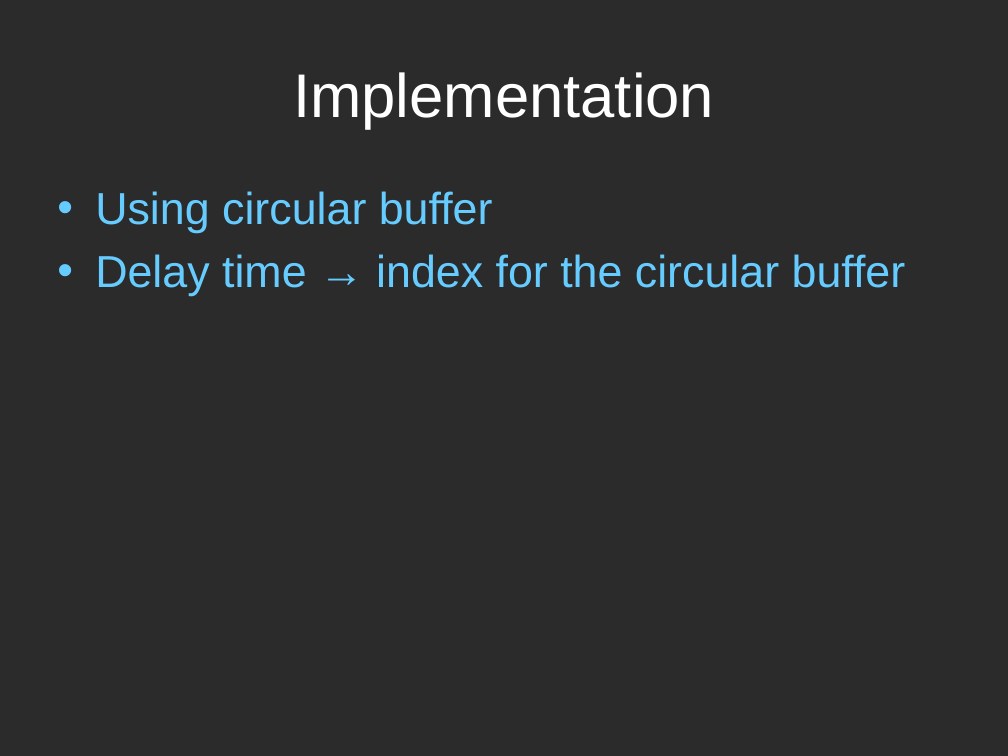
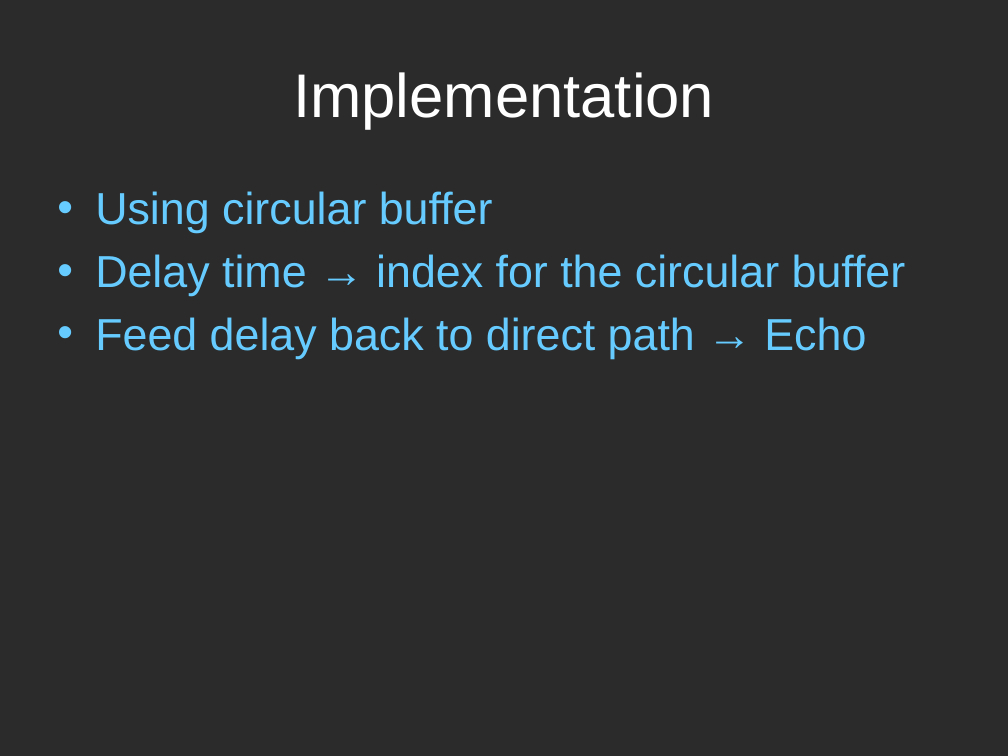
Before and after one commit to inteljack/EL6183-Digital-Signal-Processing-Lab-2015-Fall, a slide deck: slide 5 of project/jason/ppt.pptx. Drawn at 1008x756 pixels with LibreOffice and Linux fonts; fonts in the diff are those of the drawing; background and template pictures are left out; a plain dark background stands for a picture behind light text. Boxes give left, top, right and bottom in pixels: in the first picture for what was removed or moved away, otherwise in the second. Text is boxed around its words. In the diff, an @@ line names an element or a change of style, - is before the commit and + after.

```diff
--- a/project/jason/ppt.pptx
+++ b/project/jason/ppt.pptx
@@ text at (95, 317, 866, 359): paragraph added @@
+• Feed delay back to direct path → Echo
```
Also in this commit, not shown: 8 other slides changed, 1 slide added, 1 slide removed, 8 other files.
